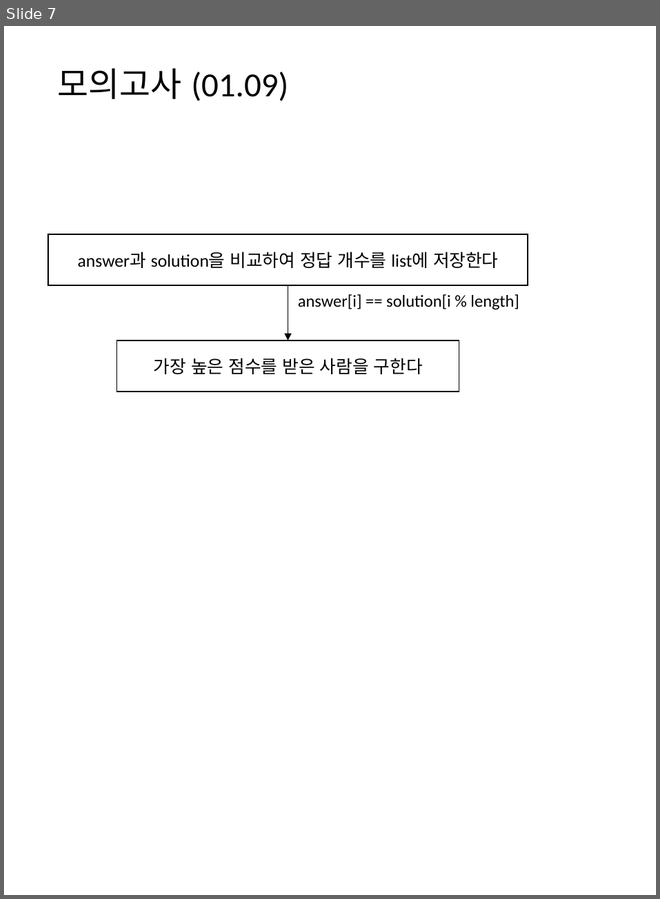
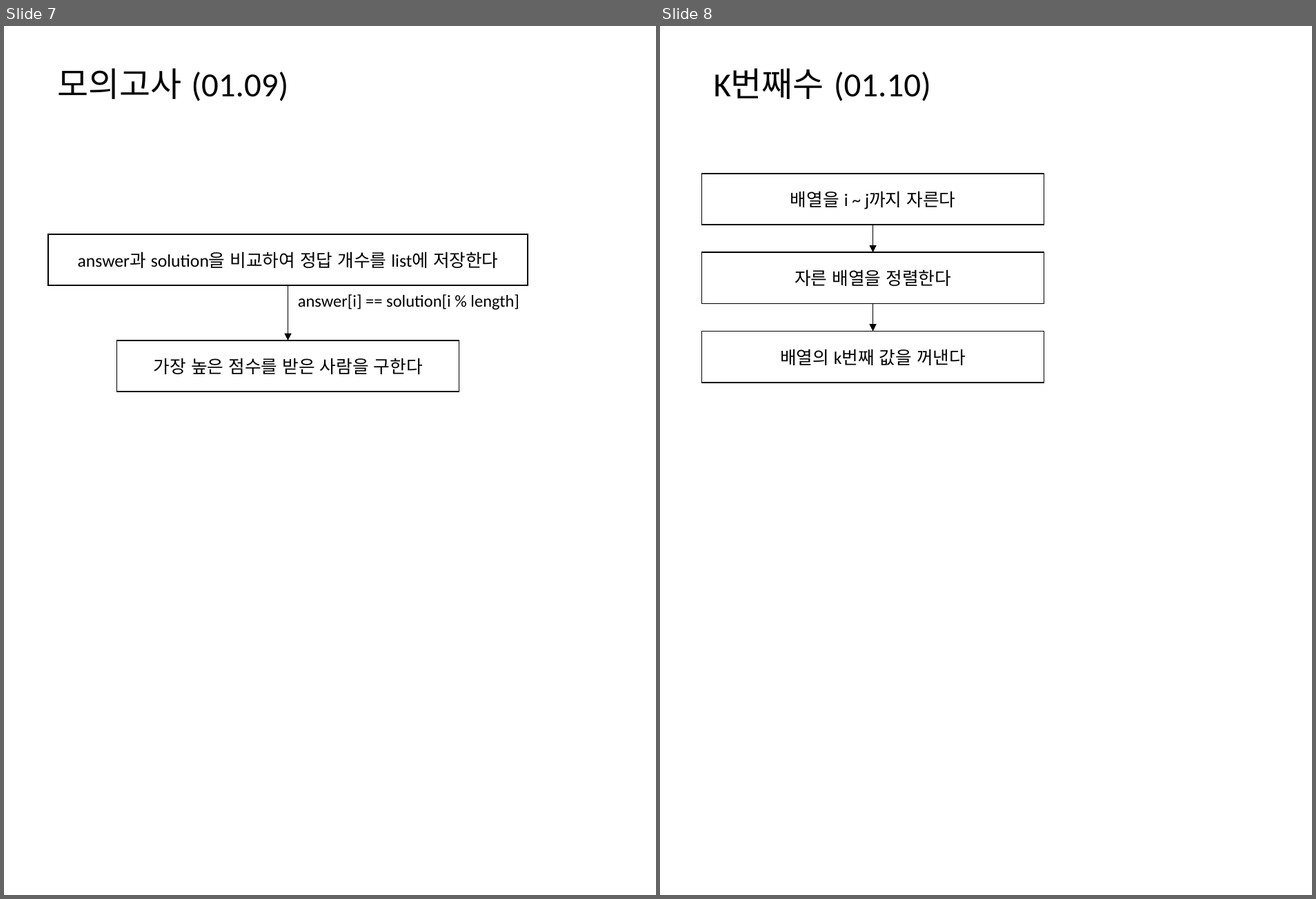
Before and after one commit to mornings9047/Algorithms_Programmers, a slide deck: 알고리즘_프로그래머스_Level01_순서도.pptx. Shown side by side, each under a label of ours: slide 7 before the commit, slides 7 and 8 after it. The pictures are 660x899 and 1316x899 pixels, drawn with LibreOffice and Linux fonts; fonts in the diff are those of the drawing. Boxes give left, top, right and bottom in pixels: in the first picture for what was removed or moved away, otherwise in the second. Text is boxed around its words. In the diff, an @@ line names an element or a change of style, - is before the commit and + after.

Commit message:
K번째수

```diff
--- a/알고리즘_프로그래머스_Level01_순서도.pptx
+++ b/알고리즘_프로그래머스_Level01_순서도.pptx
@@ slide 8 added at <box>660,26,1312,895</box>, background #FFFFFF @@
@@ title added at <box>714,69,931,101</box>, 28 pt, text #000000 @@
+K번째수 (01.10)
@@ rectangle added at <box>701,174,1044,225</box>, outline #000000 1 pt, 14.7 pt, text #000000 @@
+배열을 i ~ j까지 자른다
@@ arrow added from (873, 225) to (873, 252), #000000 0.5 pt @@
@@ rectangle added at <box>701,252,1044,303</box>, outline #000000 1 pt, 14.7 pt, text #000000 @@
+자른 배열을 정렬한다
@@ arrow added from (873, 304) to (873, 331), #000000 0.5 pt @@
@@ rectangle added at <box>701,331,1044,383</box>, outline #000000 1 pt, 14.7 pt, text #000000 @@
+배열의 k번째 값을 꺼낸다
```
Also in this commit, not shown: 2 other files.
